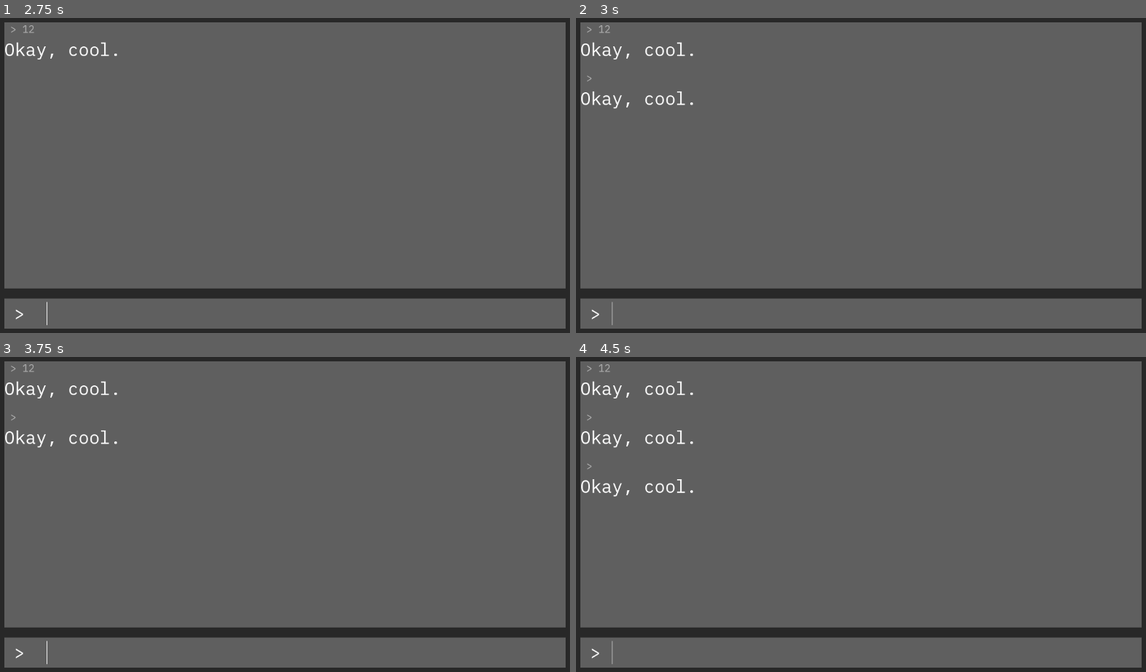
Above: before the commit, frames 1-4 (two rows, left to right).
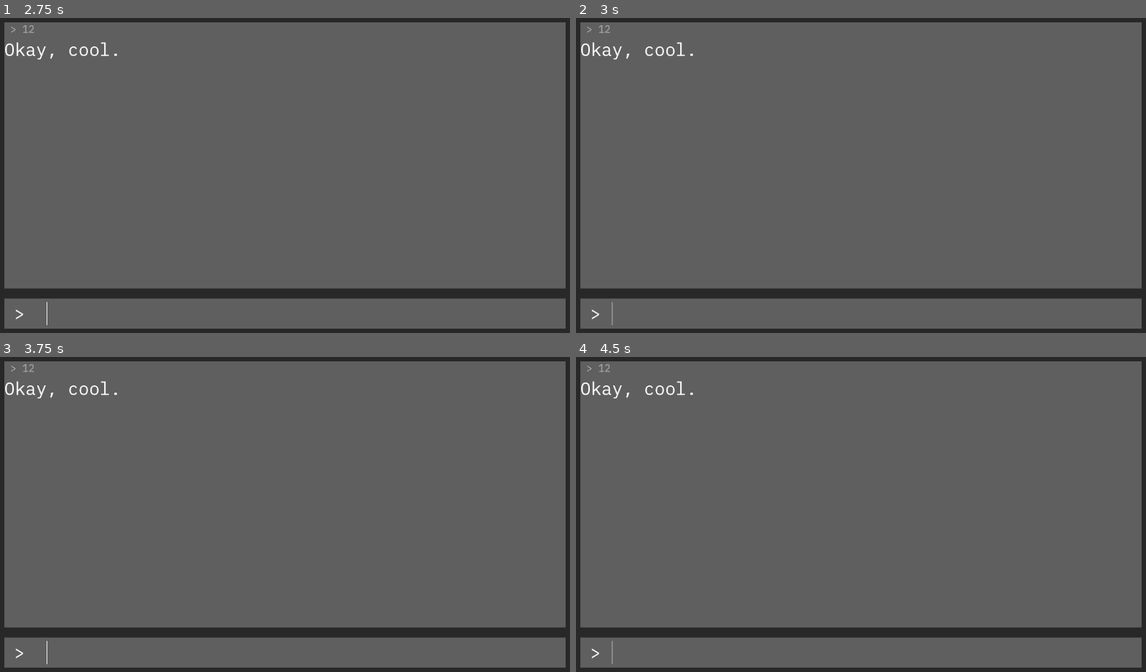
Above: after the commit, the same moments.

Repository: alephmembeth/textadventure-from-scratch
Game: Godot game, scene res://game.tscn
The game is run twice, just before and just after one commit, with the same random seed, the same clock (stepped at 60 frames per second) and the same inputs.
Inputs (mouse positions are in pixels of both pictures, inside the frame that each line leads up to):
- Up to frame 1 (2.75 s): click (302, 314) at 0.52 s; type "12" at 0.6 s; tap Enter at 1.25 s; tap Space at 2 s
- Up to frame 2 (3 s): tap Enter at 2.75 s
- Up to frame 3 (3.75 s): tap Space at 3.5 s
- Up to frame 4 (4.5 s): tap Enter at 4.25 s

Frame 1 is identical in both runs. In frame 2, 0.2% of the frame differs, in the area x 0-21%, y 18-29%; in frame 3, 0.2%; in frame 4, 0.5%, in the area x 0-21%, y 18-45%.

Commit message:
Implement history limit

Diff:
--- a/game.gd
+++ b/game.gd
@@ -1,11 +1,10 @@
 extends Control
-
 
 const InputResponse = preload("res://input_response.tscn")
 
+@export var max_lines_remembered := 42
 
 var max_scroll_length := 0
-
 
 @onready var history = $background/margins/rows/info_panel/scroll/history
 @onready var scroll = $background/margins/rows/info_panel/scroll
@@ -24,6 +23,14 @@
 
 
 func _on_input_line_text_submitted(new_text: String) -> void:
+	if new_text.is_empty() or new_text.begins_with(" "):
+		return
+
 	var input_response = InputResponse.instantiate()
 	input_response.set_text(new_text, "Okay, cool.")
 	history.add_child(input_response)
+
+	if history.get_child_count() > max_lines_remembered:
+		var rows_to_forget = history.get_child_count() - max_lines_remembered
+		for i in range(rows_to_forget):
+			history.get_child(i).queue_free()
